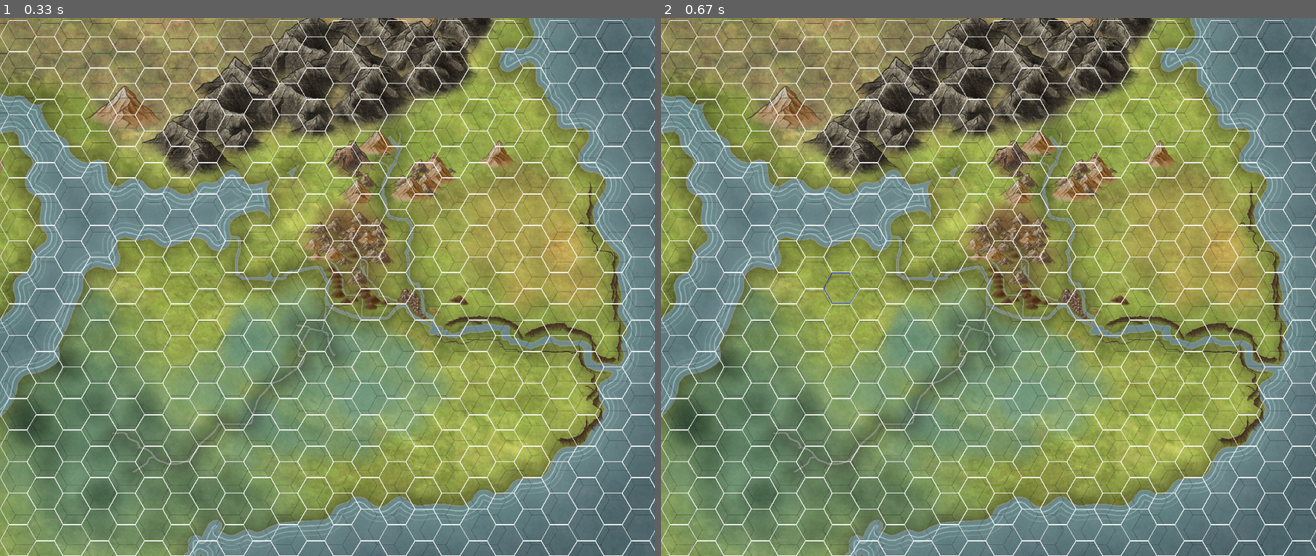
Above: before the commit, frames 1-2 (left to right).
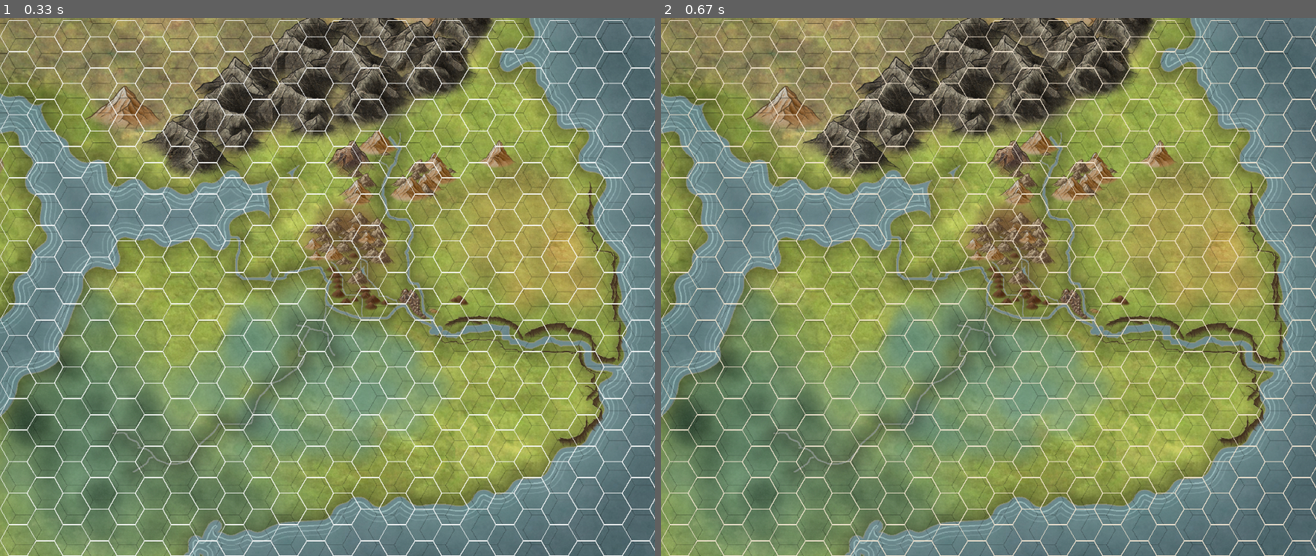
Above: after the commit, the same moments.

Repository: kaariroo/ot-harjoitustyo
Game: pygame game, started from hex-grid-app/src/index.py
Same seed, same stepped clock (60 frames per second), same inputs: the game is played once before the commit and once after it.
Inputs (mouse positions are in pixels of both pictures, inside the frame that each line leads up to):
- Up to frame 1 (0.33 s): no input
- Up to frame 2 (0.67 s): press the mouse at (831, 292) at 0.37 s; move the mouse to (942, 346) at 0.47 s; release the mouse at (1054, 405) at 0.6 s

Frame 1 is identical in both runs. In frame 2, 3.7% of the frame differs, in the area x 0-100%, y 0-100%.

Commit message:
Notes luokan olio luo tekstitiedoston, joka tässä vaiheessa tallentuu juurihakemistoon

Diff:
--- a/hex-grid-app/src/hexmap.py
+++ b/hex-grid-app/src/hexmap.py
@@ -1,4 +1,4 @@
-import math
+from math import sqrt
 from hexagon import Hexagon
 
 
@@ -11,7 +11,7 @@
 
     def make_hexmap(self):
         for _ in range(self.amount):
-            self.hexlist.append(Hexagon((255, 255, 255), 6, 31, 31, 31, 1))
+            self.hexlist.append(Hexagon((255, 255, 255, 255), 6, 31, 31, 31, 1))
 
 # muuttaa hexojen paikat kohdilleen, hexat vähän vituillaan
         hex_column = 0
@@ -32,7 +32,7 @@
     def find_hex(self, click_x, click_y):
         result = self.hexlist[0]
         for hexa in self.hexlist:
-            hexa.distance = math.sqrt((abs(hexa.center_x - click_x))**2 + (abs(hexa.center_y - click_y))**2)
+            hexa.distance=sqrt((abs(hexa.center_x-click_x))**2+(abs(hexa.center_y-click_y))**2)
             if hexa.distance < result.distance:
                 result = hexa
         return result
--- a/hex-grid-app/src/main.py
+++ b/hex-grid-app/src/main.py
@@ -1,5 +1,6 @@
 import sys
 import pygame
+from notes import Note
 
 
 
@@ -21,17 +22,26 @@
         for event in self.event_queue.get():
             if event.type == pygame.QUIT:
                 return False
+            if event.type == pygame.MOUSEMOTION:
+                aimedhex = self.hexmap.find_hex(event.pos[0], event.pos[1])
+                aimedhex.color = (250, 235, 215, 255)
+                aimedhex.width = 4
+                for hexa in self.hexmap.hexlist:
+                    if hexa != aimedhex:
+                        hexa.color = (250, 235, 215, 255)
+                        hexa.width = 1
             if event.type == pygame.MOUSEBUTTONDOWN:
                 clicked = self.hexmap.find_hex(event.pos[0], event.pos[1])
-                #notes = Note(clicked)
-                #notes.write
-                #testi, jolla näkyy että kartassa tapahtuu jotain kun tiettyä hexaa painaa, eli hexa vaihtaa väriä
-                clicked.color = (0, 0, 255)
+                clicked.color = (250, 235, 215, 255)
+                clicked.width = 6
+            if event.type == pygame.MOUSEBUTTONUP:
+                clicked = self.hexmap.find_hex(event.pos[0], event.pos[1])
+                clicked.color = (250, 235, 215, 255)
+                notes = Note(clicked)
+                notes.write(self.hexmap.hexlist.index(clicked))
+                clicked.width = 1
                 return True
-
-
     def start(self):
-
         while True:
             if self.handle_events() is False:
                 sys.exit()
@@ -39,53 +49,3 @@
             self.clock.tick(20)
 
             self.redraw_game_window()
-
-
-
-# clock = pygame.time.Clock()
-
-
-# piirtää kartan alle ja laittaa hexat paikoilleen
-# def redraw_game_window():
-#    win.blit(bg, (0, 0))
-#    for hex in hex_list:
-#        hex.draw()
-#    pygame.display.update()
-
-# laittaa hexat listaan
-# nämä Hexmap luokassa
-# hex_list = []
-# for _ in range(600):
-# size = 31
-# hex_list.append(Hexagon(win, (255, 255, 255), 6, size, size, size, 1))
-
-# muuttaa hexojen paikat kohdilleen, hexat vähän vituillaan
-# hex_column = 0
-# hex_row = 0
-# for i in hex_list:
-#    if hex_column % 2 == 0:
-#        i.x += 1.5 * hex_column * i.radius
-#        i.y += hex_row * (1.75 * i.radius)
-#
-#    if hex_column % 2 != 0:
-#        i.x += 1.5 * hex_column * i.radius
-#        i.y += hex_row * (1.75 * i.radius) + (0.9 * i.radius)
-#    hex_row += 1
-#
-#    if hex_row >= 20:
-#        hex_column += 1
-#        hex_row = 0
-
-
-# run = True
-# while run:
-#    clock.tick(27)
-#
-#    for event in pygame.event.get():
-#        if event.type == pygame.QUIT:
-#            run = False
-
-
-#    redraw_game_window()
-
-# pygame.quit
--- a/hex-grid-app/src/notes.py
+++ b/hex-grid-app/src/notes.py
@@ -1 +1,10 @@
-k
+import os
+
+class Note:
+    def __init__(self, hexa):
+        self.hexa = hexa
+    def write(self, hex_number):
+        if not os.path.isfile(f"{hex_number}.txt"):
+            with open(f"{hex_number}.txt", "w") as document:
+                document.write("Notes about hex.")
+        os.system(f"gedit {hex_number}.txt")
